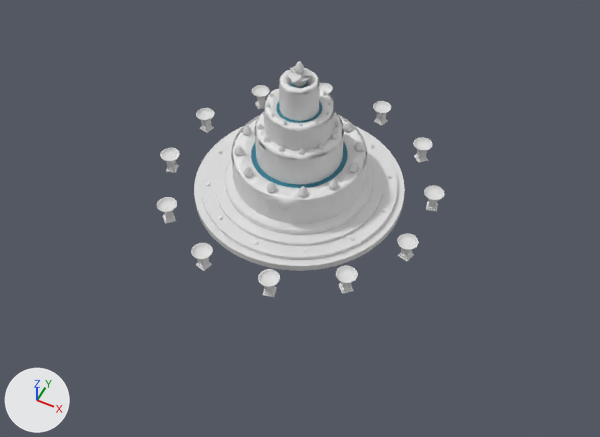
An edit to the FBX model stpr/Assets/Models/FBX/hunsui.fbx, drawn before and after from the same camera.
Camera for both pictures: a 50 mm camera at (15.2, -30.3, 35.2) aimed at (1.6, -3.2, 1.3). The axes (+X, +Y, +Z) are drawn at lower left. The lights are the same throughout. Where no turn or scale is listed for an object, it has been applied to the vertices.
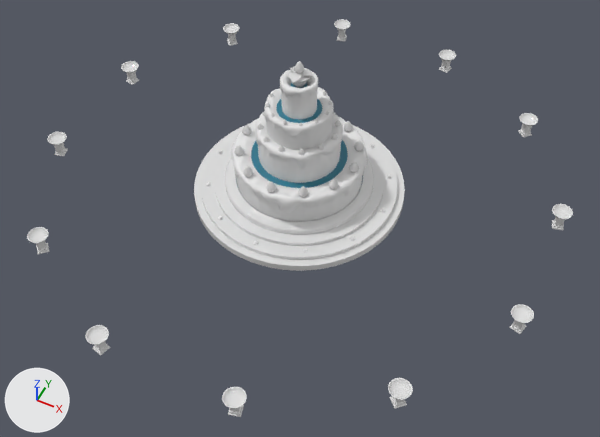
Pixel boxes [x1, y1, x2, y2] of what changed, in the pictures (600 x 437 px; the box of a moved part takes in the faces that stretch with it):
'hap', reshaped: before [231, 73, 367, 223]; after [236, 91, 362, 222]
'Cube.030', moved: before [258, 269, 280, 297]; after [222, 387, 247, 417]
'Cube.031', moved: before [336, 266, 358, 294]; after [388, 378, 413, 409]
'Cube.029', moved: before [191, 243, 213, 271]; after [85, 325, 110, 356]
'Cube.032', moved: before [397, 233, 419, 261]; after [509, 304, 534, 334]
'Cube.028', moved: before [157, 197, 177, 224]; after [27, 227, 49, 254]
'Cube.021', moved: before [424, 185, 444, 212]; after [552, 204, 573, 230]
'Cube.027', moved: before [160, 148, 180, 173]; after [47, 132, 68, 156]
'Cube.022', moved: before [414, 137, 433, 163]; after [518, 113, 538, 137]
'Cube.026', moved: before [196, 108, 214, 133]; after [121, 61, 139, 85]
'Cube.023', moved: before [373, 101, 391, 126]; after [439, 50, 456, 73]
'Cube.025', moved: before [252, 85, 270, 109]; after [223, 23, 240, 46]
'Cube.024', moved: before [320, 83, 333, 94]; after [334, 19, 351, 41]
part 1 of me_sphere_001, moved or reshaped: before [231, 115, 367, 223]; after [236, 176, 362, 222]

Diff of the bpy script that builds the scene:
```diff
--- a/stpr/Assets/Models/FBX/hunsui.fbx.py
+++ b/stpr/Assets/Models/FBX/hunsui.fbx.py
@@ me_sphere_001 @@
 me_sphere_001.from_pydata(...)  # 2560 vertices, 2048 faces; spans x -3.8..3.8, y -3.8..3.8, z -0.25..7.92
 # used by ob_hap; location = (0.0, 0.0, 0.0)
+# me_sphere_001 part 1: the loose piece of 640 vertices spanning x -3.8..3.8, y -3.8..3.8, z -0.25..3.01 is scaled about its middle by 0.955
 me_sphere_001.materials.append(mat_hap)
@@ ob_cube_028 @@
 ob_cube_028.parent = ob_center_002
-ob_cube_028.location = (-5.486, 0.0523, 5.486)
+ob_cube_028.location = (-10.48, 0.0523, 10.48)
 ob_cube_028.rotation_euler = (0.0, -2.356, 0.0)  # degrees (0, -135, 0)
@@ ob_cube_024 @@
 ob_cube_024.parent = ob_center_002
-ob_cube_024.location = (-2.008, 0.0523, -7.493)
+ob_cube_024.location = (-3.837, 0.0523, -14.32)
 ob_cube_024.rotation_euler = (0.0, 1.833, 0.0)  # degrees (0, 105, 0)
@@ ob_cube_022 @@
 ob_cube_022.parent = ob_center_002
-ob_cube_022.location = (5.486, 0.0523, -5.486)
+ob_cube_022.location = (10.48, 0.0523, -10.48)
 ob_cube_022.rotation_euler = (0.0, 0.785, 0.0)  # degrees (0, 45, 0)
@@ ob_cube_030 @@
 ob_cube_030.parent = ob_center_002
-ob_cube_030.location = (2.008, 0.0523, 7.493)
+ob_cube_030.location = (3.837, 0.0523, 14.32)
 ob_cube_030.rotation_euler = (0.0, -1.309, 0.0)  # degrees (0, -75, 0)
@@ ob_cube_031 @@
 ob_cube_031.parent = ob_center_002
-ob_cube_031.location = (5.486, 0.0523, 5.486)
+ob_cube_031.location = (10.48, 0.0523, 10.48)
 ob_cube_031.rotation_euler = (0.0, -0.785, 0.0)  # degrees (0, -45, 0)
@@ ob_cube_029 @@
 ob_cube_029.parent = ob_center_002
-ob_cube_029.location = (-2.008, 0.0523, 7.493)
+ob_cube_029.location = (-3.837, 0.0523, 14.32)
 ob_cube_029.rotation_euler = (0.0, -1.833, 0.0)  # degrees (0, -105, 0)
@@ ob_cube_025 @@
 ob_cube_025.parent = ob_center_002
-ob_cube_025.location = (-5.486, 0.0523, -5.486)
+ob_cube_025.location = (-10.48, 0.0523, -10.48)
 ob_cube_025.rotation_euler = (0.0, 2.356, 0.0)  # degrees (0, 135, 0)
@@ ob_cube_021 @@
 ob_cube_021.parent = ob_center_002
-ob_cube_021.location = (7.493, 0.0523, -2.008)
+ob_cube_021.location = (14.32, 0.0523, -3.837)
 ob_cube_021.rotation_euler = (0.0, 0.262, 0.0)  # degrees (0, 15, 0)
@@ ob_cube_023 @@
 ob_cube_023.parent = ob_center_002
-ob_cube_023.location = (2.008, 0.0523, -7.493)
+ob_cube_023.location = (3.837, 0.0523, -14.32)
 ob_cube_023.rotation_euler = (0.0, 1.309, 0.0)  # degrees (0, 75, 0)
@@ ob_cube_026 @@
 ob_cube_026.parent = ob_center_002
-ob_cube_026.location = (-7.493, 0.0523, -2.008)
+ob_cube_026.location = (-14.32, 0.0523, -3.837)
 ob_cube_026.rotation_euler = (0.0, 2.88, 0.0)  # degrees (0, 165, 0)
@@ ob_cube_027 @@
 ob_cube_027.parent = ob_center_002
-ob_cube_027.location = (-7.493, 0.0523, 2.008)
+ob_cube_027.location = (-14.32, 0.0523, 3.837)
 ob_cube_027.rotation_euler = (0.0, -2.88, 0.0)  # degrees (0, -165, 0)
@@ ob_cube_032 @@
 ob_cube_032.parent = ob_center_002
-ob_cube_032.location = (7.493, 0.0523, 2.008)
+ob_cube_032.location = (14.32, 0.0523, 3.837)
 ob_cube_032.rotation_euler = (0.0, -0.262, 0.0)  # degrees (0, -15, 0)
```
